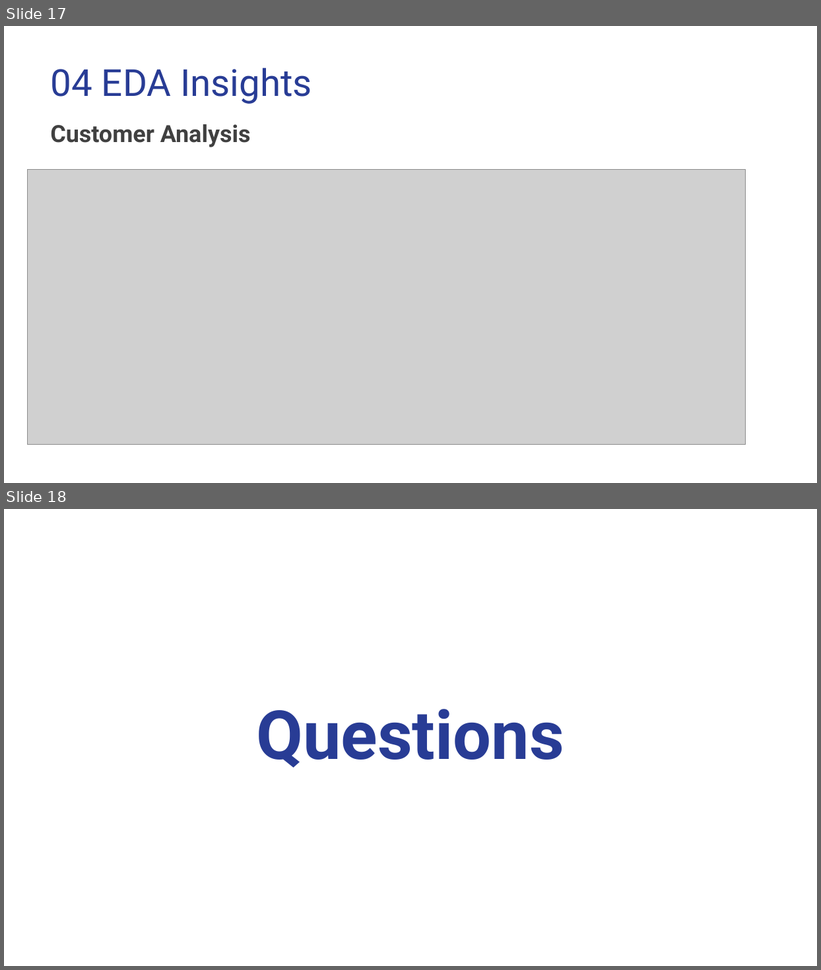
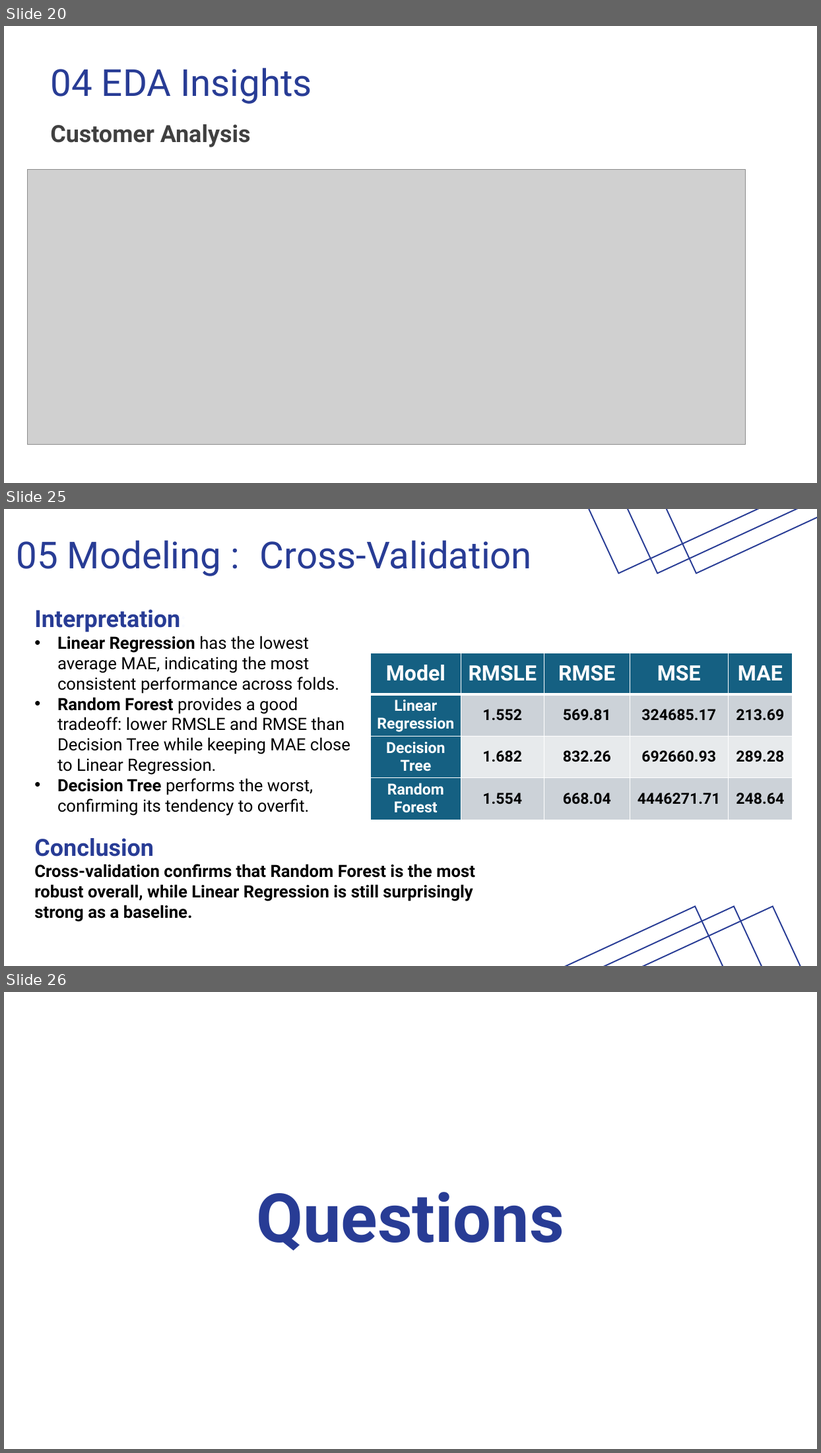
Before and after one commit to AbdallahGasem/Sales-Forecasting-and-Demand-Prediction, a slide deck: Milestones/M1/SalesForecastingandDemandPredication-Presentation.pptx. Shown one above the other, each under a label of ours: slides 17 and 18 before the commit, slides 20, 25 and 26 after it; the slides between them are not shown. The pictures are 821x970 and 821x1453 pixels, drawn with LibreOffice and Linux fonts; fonts in the diff are those of the drawing; grey boxes stand for pictures. Boxes give left, top, right and bottom in pixels: in the first picture for what was removed or moved away, otherwise in the second. Text is boxed around its words. In the diff, an @@ line names an element or a change of style, - is before the commit and + after.

Commit message:
New Data and New Models

```diff
--- a/Milestones/M1/SalesForecastingandDemandPredication-Presentation.pptx
+++ b/Milestones/M1/SalesForecastingandDemandPredication-Presentation.pptx
@@ slide 25 added at (4,509,817,966), background #FFFFFF @@
@@ rectangle added at (473,509,817,574), outline #283C95 1.5 pt @@
@@ rectangle added at (512,509,817,574), outline #283C95 1.5 pt @@
@@ rectangle added at (551,509,817,574), outline #283C95 1.5 pt @@
@@ title added at (16,540,532,576), 44 pt, text #283C95 @@
+05 Modeling : Cross-Validation
@@ text added at (34,609,350,816), 20 pt, text #000000 @@
+Interpretation:
+• Linear Regression has the lowest average MAE, indicating the most consistent performance across folds.
+• Random Forest provides a good tradeoff: lower RMSLE and RMSE than Decision Tree while keeping MAE close to Linear Regression.
+• Decision Tree performs the worst, confirming its tendency to overfit.
@@ table added at (370,653,792,823), 4 rows, 5 columns @@
+Model | RMSLE | RMSE | MSE | MAE
+Linear Regression | 1.552 | 569.81 | 324685.17 | 213.69
+Decision Tree | 1.682 | 832.26 | 692660.93 | 289.28
+Random Forest | 1.554 | 668.04 | 4446271.71 | 248.64
@@ text added at (34,838,475,922), 20 pt, text #000000, bold @@
+Conclusion
+Cross-validation confirms that Random Forest is the most robust overall, while Linear Regression is still surprisingly strong as a baseline.
@@ rectangle added at (387,907,817,966), outline #283C95 1.5 pt @@
@@ rectangle added at (425,907,817,966), outline #283C95 1.5 pt @@
@@ rectangle added at (464,907,817,966), outline #283C95 1.5 pt @@
@@ what was slide 17 is now slide 20 @@
@@ what was slide 18 is now slide 26 @@
```
Also in this commit, not shown: 2 slides changed, 7 other slides added, 5 other files.
